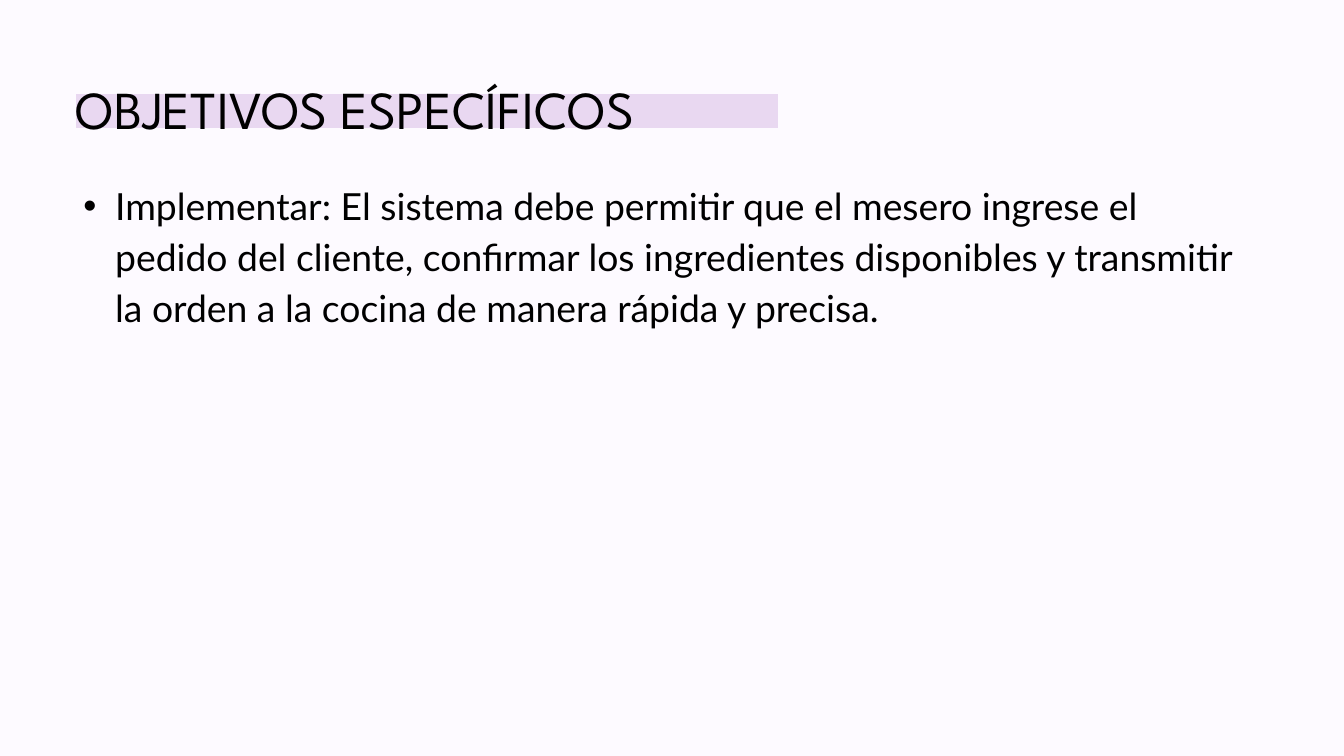
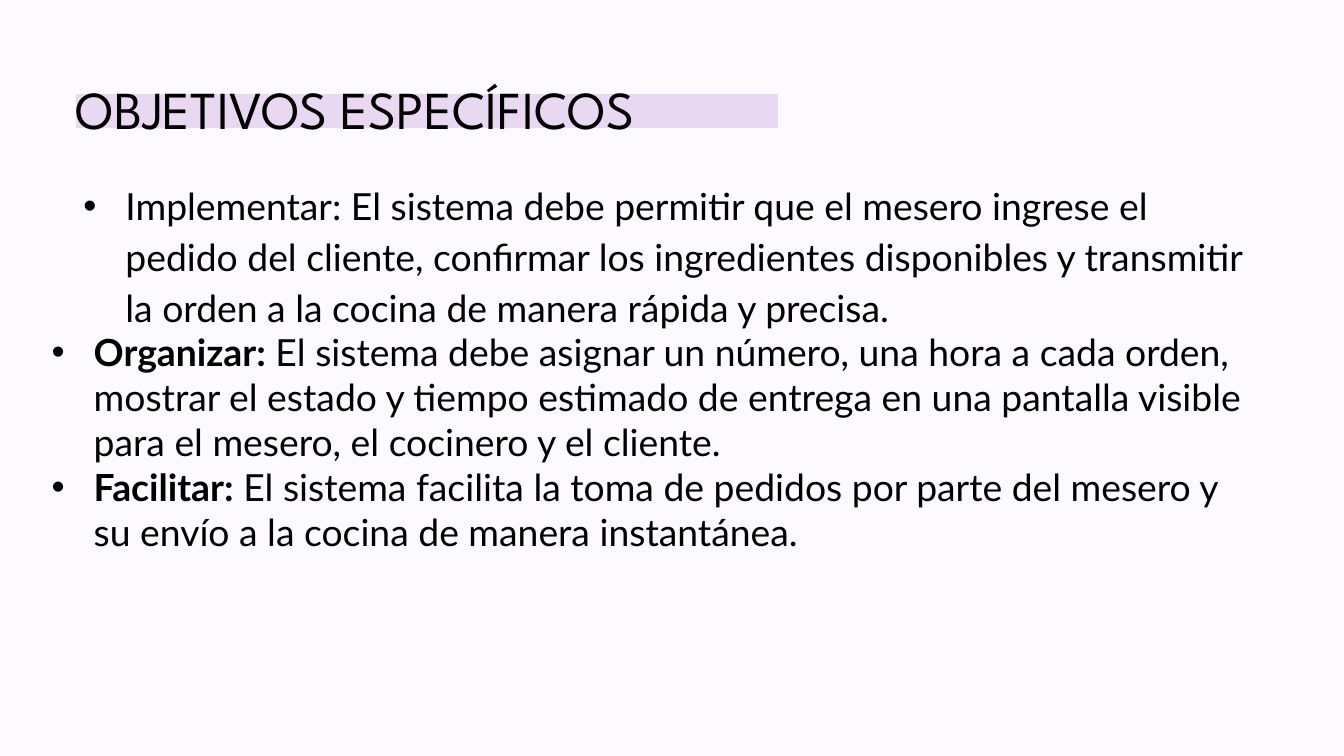
Before and after one commit to BrayanCarrillo/prueba, a slide deck: slide 1 of Objetivos especificos.pptx. Drawn at 1344x756 pixels with LibreOffice and Linux fonts; fonts in the diff are those of the drawing. Boxes give left, top, right and bottom in pixels: in the first picture for what was removed or moved away, otherwise in the second. Text is boxed around its words. In the diff, an @@ line names an element or a change of style, - is before the commit and + after.

Commit message:
version final

```diff
--- a/Objetivos especificos.pptx
+++ b/Objetivos especificos.pptx
@@ text at box(125, 192, 1243, 329): indent changed @@
@@ text at box(94, 338, 1241, 547): paragraphs added @@
+• Organizar: El sistema debe asignar un número, una hora a cada orden, mostrar el estado y tiempo estimado de entrega en una pantalla visible para el mesero, el cocinero y el cliente.
+• Facilitar: El sistema facilita la toma de pedidos por parte del mesero y su envío a la cocina de manera instantánea.
```
